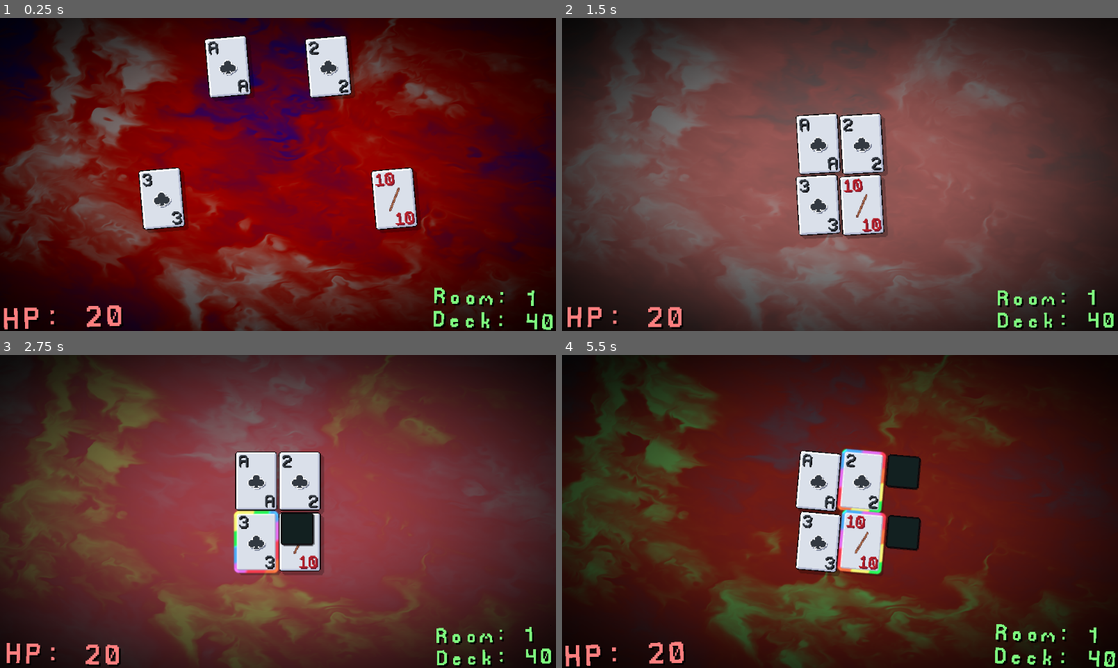
Above: before the commit, frames 1-4 (two rows, left to right).
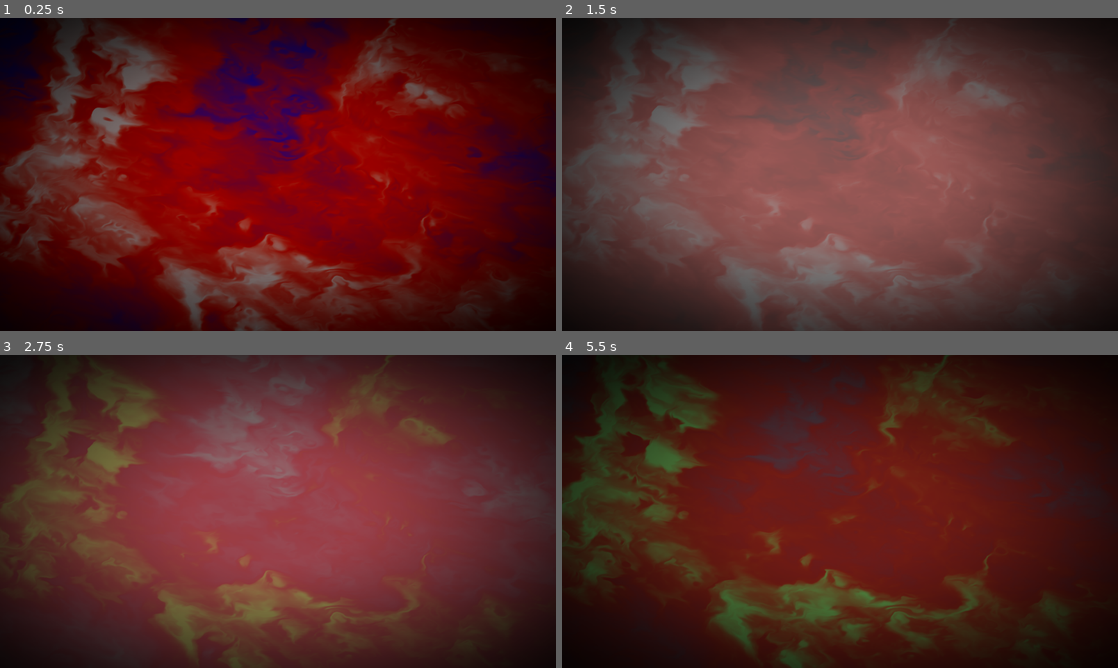
Above: after the commit, the same moments.

Repository: GiftedR/Scoundrel-Godot
Game: Godot game, scene res://Collections/c_Root.tscn
The game is run twice, just before and just after one commit, with the same random seed, the same clock (stepped at 60 frames per second) and the same inputs.
Inputs (mouse positions are in pixels of both pictures, inside the frame that each line leads up to):
- Up to frame 1 (0.25 s): no input
- Up to frame 2 (1.5 s): move the mouse to (806, 127) at 0.52 s; tap G (dev_1) at 0.6 s; click (806, 127) at 0.67 s; move the mouse to (862, 143) at 1.27 s; tap H (dev_2) at 1.35 s; click (862, 143) at 1.42 s
- Up to frame 3 (2.75 s): move the mouse to (255, 542) at 2.02 s; tap G (dev_1) at 2.1 s; click (255, 542) at 2.17 s
- Up to frame 4 (5.5 s): move the mouse to (862, 542) at 2.77 s; tap H (dev_2) at 2.85, 4.35 s; click (862, 542) at 2.92 s; move the mouse to (1006, 558) at 3.52 s; tap G (dev_1) at 3.6, 5.1 s; click (1006, 558) at 3.67 s; move the mouse to (673, 464) at 4.27 s; click (673, 464) at 4.42 s; move the mouse to (867, 511) at 5.02 s; click (867, 511) at 5.17 s

The runs differ from the first frame. In frame 1, 7.5% of the frame differs, in the area x 0-100%, y 5-100%; in frame 2, 7.5%; in frame 3, 7.5%; in frame 4, 8.6%, in the area x 0-100%, y 29-100%.
Error after the commit: Attempt to call function 'instantiate' in base 'null instance' on a null instance. (res://Collections/c_Root/Root.gd:21)

Commit message:
Fixed merge conflict

Diff:
--- a/Collections/c_GameRoot.tscn
+++ b/Collections/c_GameRoot.tscn
@@ -126,7 +126,7 @@
 "RESET": SubResource("Animation_mppdd")
 }
 
-[node name="nde2_Game_Root" type="Node2D"]
+[node name="nde2_Game_Root" instance=ExtResource("1_0vlc5")]
 script = ExtResource("1_q13g8")
 
 [node name="cvl_Game_UI" type="CanvasLayer" parent="."]
--- a/Collections/c_GameRoot/Gameroot.gd
+++ b/Collections/c_GameRoot/Gameroot.gd
@@ -1,7 +1,6 @@
-extends Node2D
+extends ModeRoot
 class_name Gameroot
 
-static var Instance:Gameroot
 @onready var board:Node = $nde2_Board
 
 var deckSize:int
--- /dev/null
+++ b/Collections/c_ModeRoot.tscn
@@ -0,0 +1,6 @@
+[gd_scene load_steps=2 format=3 uid="uid://f3cmy470txlb"]
+
+[ext_resource type="Script" uid="uid://e2tfwlcwl1v2" path="res://Collections/c_ModeRoot/ModeRoot.gd" id="1_7gtgq"]
+
+[node name="nde2_Mode_Root" type="Node2D"]
+script = ExtResource("1_7gtgq")
--- /dev/null
+++ b/Collections/c_ModeRoot/ModeRoot.gd
@@ -0,0 +1,10 @@
+extends Node2D
+class_name ModeRoot
+
+static var Instance:ModeRoot
+
+func _init() -> void:
+	Instance = self
+
+func _enter_tree() -> void:
+	OilBoard.set_oil_transition()
--- a/project.godot
+++ b/project.godot
@@ -14,7 +14,7 @@
 config/description="Scoundrel Godot is based on the card game of the same name. This version however includes the original along with a special version with modifiers and attributes."
 config/version="0.0.1.1"
 run/main_scene="res://Collections/c_Root.tscn"
-config/features=PackedStringArray("4.3", "GL Compatibility")
+config/features=PackedStringArray("4.4", "GL Compatibility")
 config/icon="res://icon.svg"
 
 [display]
Not shown, added: Collections/Gamemodes/c_DeckShowcase/DeckShowcase.gd.uid
Not shown, added: Collections/Gamemodes/c_Modification/Modification.gd.uid
Not shown, added: Collections/Gamemodes/c_Standard/StandardGame.gd.uid
Not shown, added: Collections/c_GameRoot/Gameroot.gd.uid
Not shown, added: Collections/c_GameRoot/boardeffects.gdshader.uid
Not shown, added: Collections/c_ModeRoot/ModeRoot.gd.uid
Not shown: 1 places in Collections/c_Root.tscn that only renumber resources
Not shown, added: Collections/c_Root/Root.gd.uid
Not shown, added: Pieces/Cards/p_Clubs/Clubs.gd.uid
Not shown, added: Pieces/Cards/p_Diamonds/Diamonds.gd.uid
Not shown, added: Pieces/Cards/p_Hearts/Hearts.gd.uid
Not shown, added: Pieces/Cards/p_Joker/Joker.gd.uid
(and 11 more such lines)
